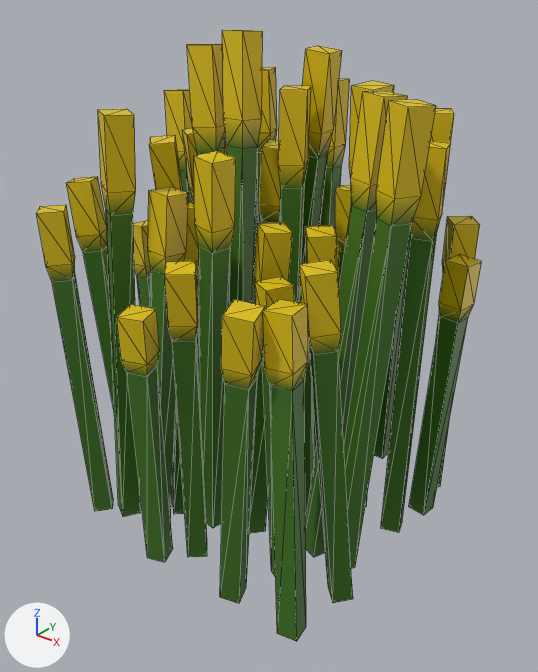
A saved change to the glTF model Assets/Colza_Tile.glb.
One viewpoint serves both versions: a camera (50 mm lens) standing at (1.405, -1.774, 1.74) and looking at (0.034, -0.061, 0.678). Every picture has the same lights, and +X, +Y and +Z are marked at lower left. The older version comes first. Mesh edges are drawn as thin lines. Vertices at exactly the same position are counted once.

The first picture shows 'Colza_BASE'.
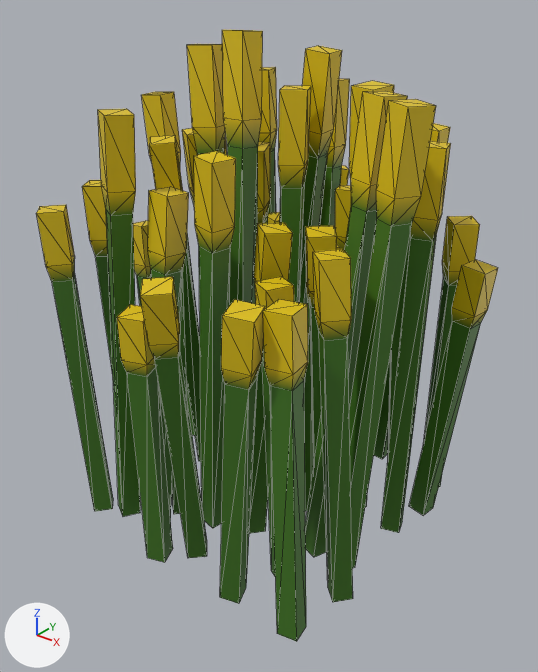
The newer file adds a shape key; the second version is drawn at full value of the shape key 'RandomB' of 'Colza_BASE', and the change is written as the vertex moves it makes.

Changed parts and their boxes (x1, y1, x2, y2) in the pictures (538 x 672 px; the box of a moved part takes in the faces that stretch with it):
'Colza_BASE', reshaped
    before: (36, 30, 482, 642)
    after: (36, 30, 498, 642)
part 1 of me_colzatile, moved or reshaped
    before: (430, 108, 454, 143)
    after: (387, 235, 411, 462)
part 2 of me_colzatile, moved or reshaped
    before: (164, 261, 207, 557)
    after: (140, 277, 207, 558)
part 3 of me_colzatile, moved or reshaped
    before: (409, 255, 482, 515)
    after: (409, 259, 498, 516)
part 4 of me_colzatile, moved or reshaped
    before: (299, 260, 353, 603)
    after: (313, 249, 353, 602)
part 5 of me_colzatile, moved or reshaped (not visible before)
    after: (340, 165, 349, 185)
part 6 of me_colzatile, moved or reshaped
    before: (374, 235, 411, 459)
    after: (374, 123, 450, 459)
part 7 of me_colzatile, moved or reshaped
    before: (172, 203, 200, 514)
    after: (172, 263, 188, 514)
part 8 of me_colzatile, moved or reshaped
    before: (66, 176, 115, 415)
    after: (82, 180, 113, 375)
part 9 of me_colzatile, moved or reshaped
    before: (164, 89, 200, 335)
    after: (142, 92, 199, 436)
part 10 of me_colzatile, moved or reshaped
    before: (259, 139, 281, 223)
    after: (257, 142, 270, 223)

What changed in the scene script:
```text
Change me_colzatile:
    used by ob_colza_base; location = (0.0, 0.0, 0.0)
    remove me_colzatile.from_pydata(...)  # 688 vertices, 1204 faces; spans x -0.62..0.57, y -0.59..0.54, z -0.01..1.6
    add me_colzatile.from_pydata(...)  # 688 vertices, 1204 faces; spans x -0.62..0.62, y -0.63..0.6, z -0.01..1.6
    me_colzatile part 1: the loose piece of 16 vertices spanning x 0.3..0.46, y 0.21..0.36, z 0.0..1.39 is multiplied about its middle by the matrix ((0.999, -0.001, -0.036), (-0.001, 0.998, -0.057), (0.036, 0.057, 0.998)), then moved by (-0.02, -0.04, 0.0)
    me_colzatile part 2: the loose piece of 16 vertices spanning x -0.04..0.11, y -0.52..-0.36, z 0.0..1.04 is multiplied about its middle by the matrix ((1.0, 0.001, 0.019), (0.001, 0.995, -0.102), (-0.019, 0.102, 0.995)), then moved by (0.01, -0.05, -0.01)
    me_colzatile part 3: the loose piece of 16 vertices spanning x 0.44..0.56, y 0.23..0.33, z 0.0..0.95 is multiplied about its middle by the matrix ((0.998, 0.0, 0.06), (0.0, 1.0, -0.006), (-0.06, 0.006, 0.998)), then moved by (0.03, 0.0, 0.0)
    me_colzatile part 4: the loose piece of 16 vertices spanning x 0.38..0.53, y -0.42..-0.22, z 0.0..1.1 is multiplied about its middle by the matrix ((1.0, 0.001, -0.022), (0.001, 0.997, 0.083), (0.022, -0.083, 0.996)), then moved by (-0.01, 0.05, 0.0)
    me_colzatile part 5: the loose piece of 16 vertices spanning x -0.21..-0.06, y 0.4..0.51, z 0.0..1.1 is multiplied about its middle by the matrix ((1.0, 0.0, -0.012), (0.001, 0.997, 0.082), (0.012, -0.082, 0.997)), then moved by (-0.01, 0.04, 0.0)
    me_colzatile part 6: the loose piece of 16 vertices spanning x 0.15..0.24, y 0.42..0.5, z 0.0..1.31 is multiplied about the mesh origin by the matrix ((0.998, 0.0, 0.07), (0.0, 1.0, -0.007), (-0.07, 0.007, 0.998))
    me_colzatile part 7: the loose piece of 16 vertices spanning x -0.24..-0.12, y -0.33..-0.11, z 0.0..1.11 is turned -5.2 degrees about the y axis through its middle, then moved by (-0.05, 0.0, 0.0)
    me_colzatile part 8: the loose piece of 16 vertices spanning x -0.6..-0.38, y -0.35..-0.23, z 0.0..1.15 is multiplied about its middle by the matrix ((0.997, 0.0, 0.079), (0.0, 1.0, -0.008), (-0.079, 0.008, 0.997)), then moved by (0.05, 0.0, 0.0)
    me_colzatile part 9: the loose piece of 16 vertices spanning x -0.62..-0.45, y 0.09..0.24, z 0.0..1.38 is turned 4.6 degrees about the x axis through the mesh origin
    me_colzatile part 10: the loose piece of 16 vertices spanning x -0.25..-0.01, y 0.05..0.22, z -0.01..1.26 is multiplied about the mesh origin by the matrix ((0.999, -0.001, -0.035), (-0.001, 0.999, -0.047), (0.035, 0.047, 0.998))
```
